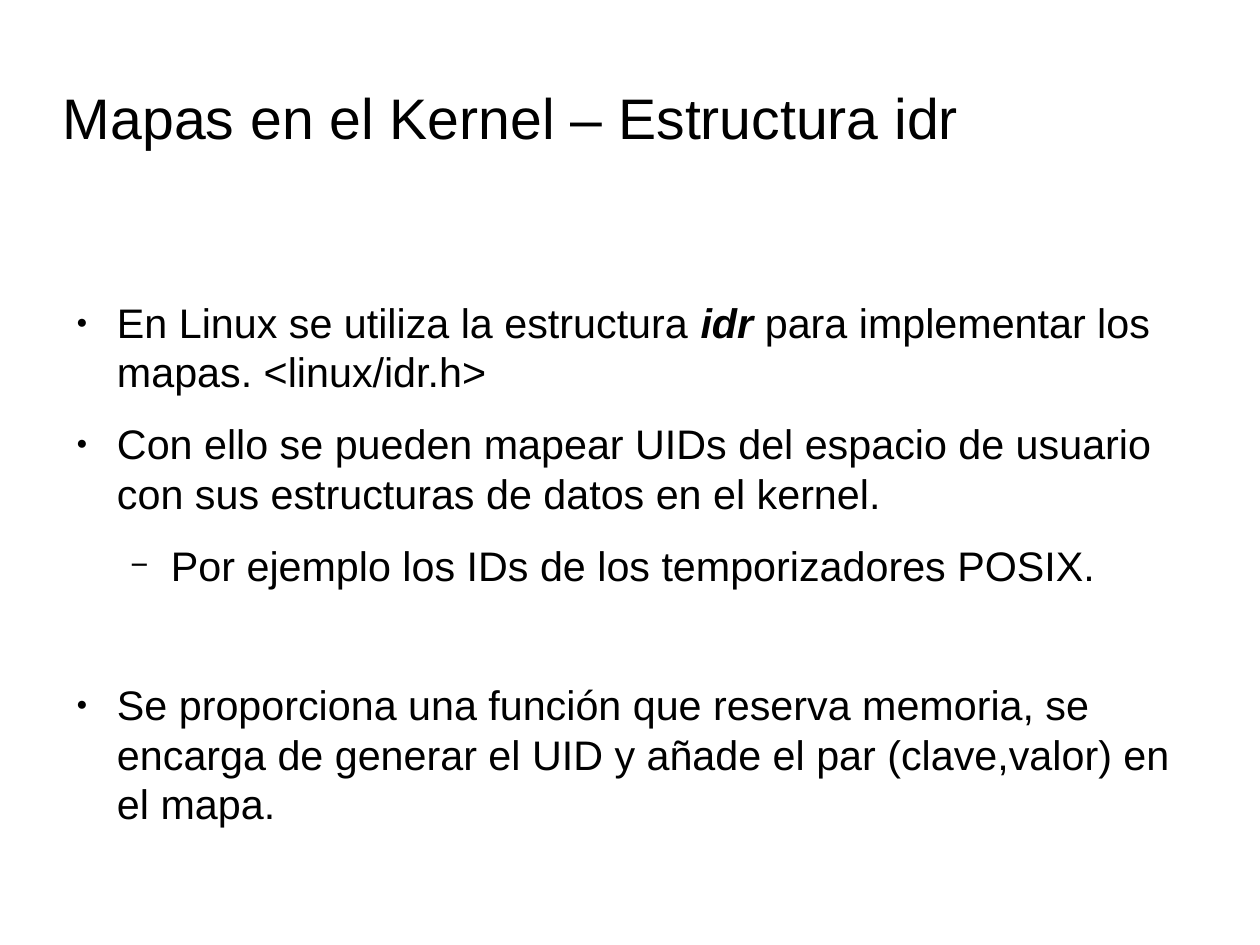
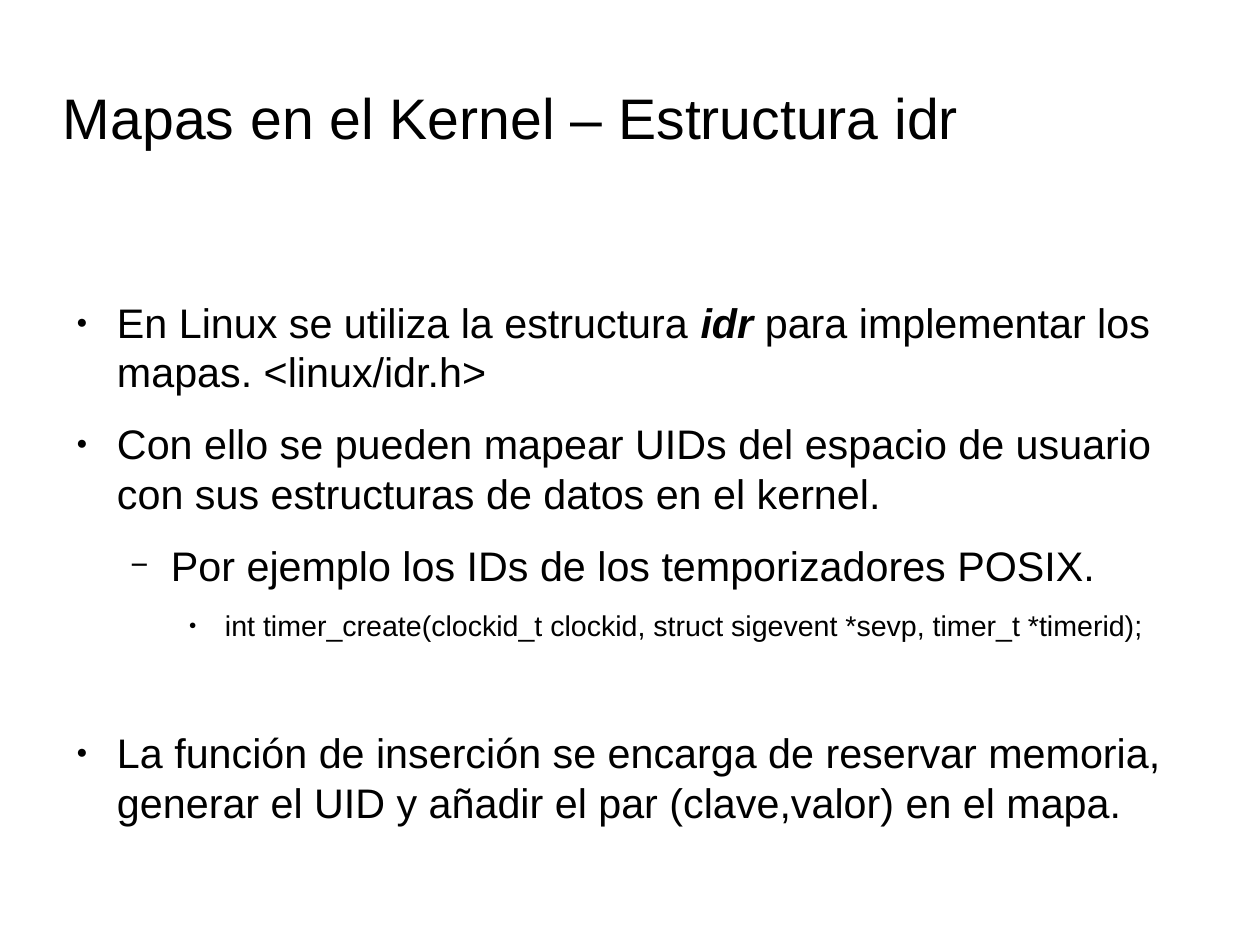
Before and after one commit to tombe85/lin, a slide deck: slide 7 of presentacion/EstructurasDeDatosKernelMigVersion.odp. Drawn at 1260x945 pixels with LibreOffice and Linux fonts; fonts in the diff are those of the drawing; background and template pictures are left out. Boxes give left, top, right and bottom in pixels: in the first picture for what was removed or moved away, otherwise in the second. Text is boxed around its words. In the diff, an @@ line names an element or a change of style, - is before the commit and + after.

```diff
--- a/presentacion/EstructurasDeDatosKernelMigVersion.odp
+++ b/presentacion/EstructurasDeDatosKernelMigVersion.odp
@@ text at [117,615,1160,826]: text changed @@
-● Se proporciona una función que reserva memoria, se encarga de generar el UID y añade el par (clave,valor) en el mapa.
+    ● int timer_create(clockid_t clockid, struct sigevent *sevp, timer_t *timerid);
+● La función de inserción se encarga de reservar memoria, generar el UID y añadir el par (clave,valor) en el mapa.
```
Also in this commit, not shown: 4 other slides changed, 1 slide added.
